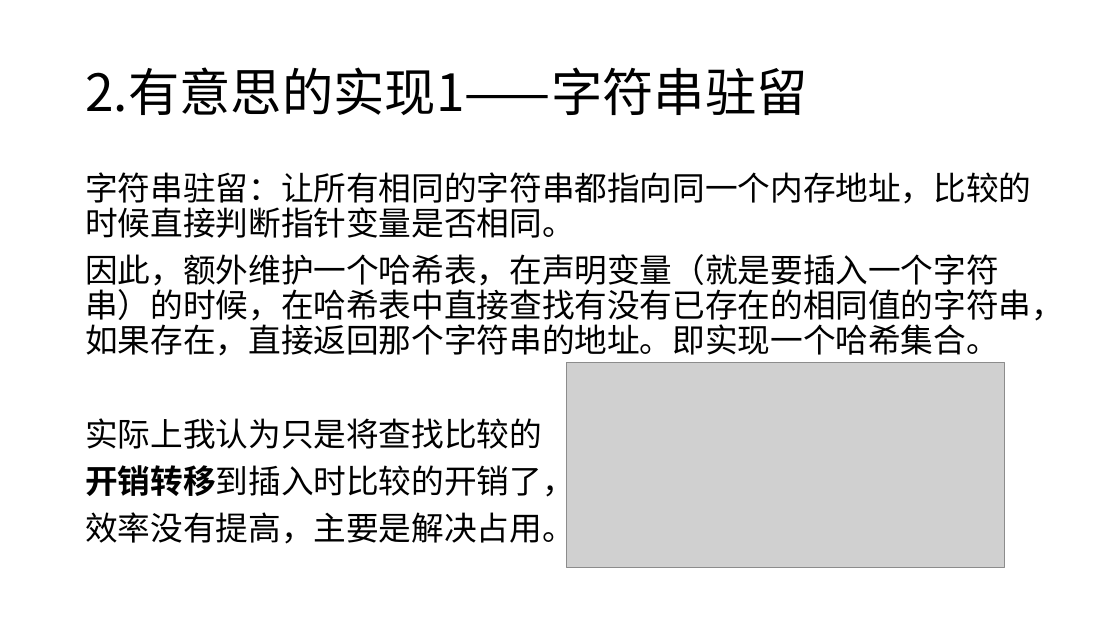
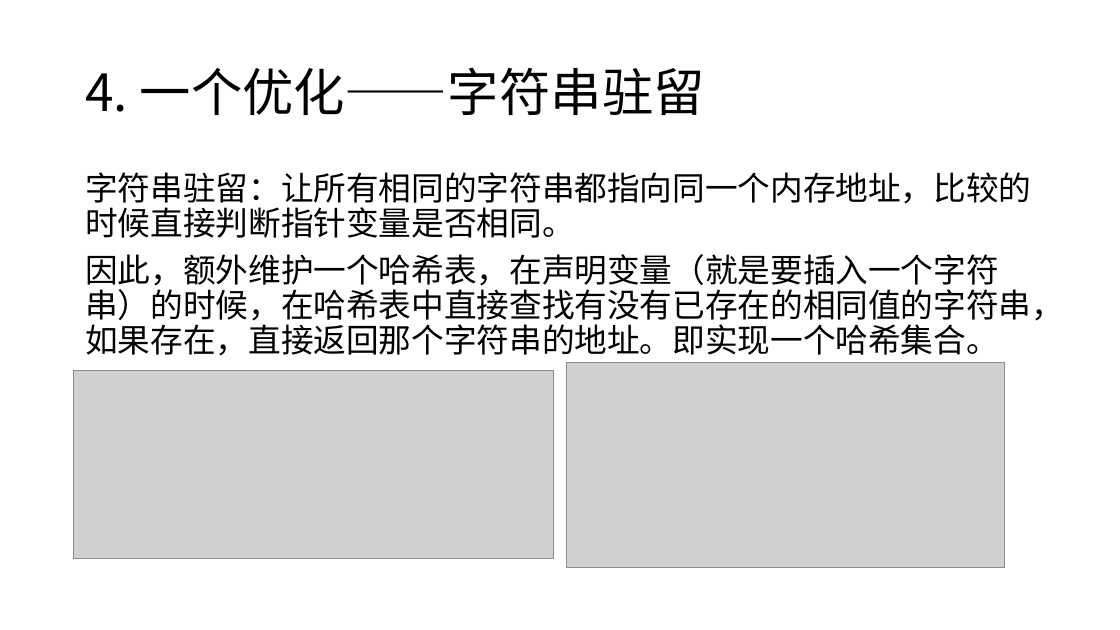
Before and after one commit to Blackteaxx/PythonDataAnalyze, a slide deck: slide 33 of Blakcteaxx/Clox.pptx (slide 10 before the commit). Drawn at 1120x630 pixels with LibreOffice and Linux fonts; fonts in the diff are those of the drawing; grey boxes stand for pictures. Boxes give left, top, right and bottom in pixels: in the first picture for what was removed or moved away, otherwise in the second. Text is boxed around its words. In the diff, an @@ line names an element or a change of style, - is before the commit and + after.

```diff
--- a/Blakcteaxx/Clox.pptx
+++ b/Blakcteaxx/Clox.pptx
@@ title at [85, 67, 705, 115]: text changed @@
-2.有意思的实现1——字符串驻留
+4. 一个优化——字符串驻留
@@ picture added at [73, 371, 554, 560] @@
@@ text at [85, 418, 574, 549]: paragraphs removed @@
-实际上我认为只是将查找比较的
-开销转移到插入时比较的开销了，
-效率没有提高，主要是解决占用。
```
Also in this commit, not shown: 17 other slides changed, 2 slides added, 2 slides removed, 20 other files.
